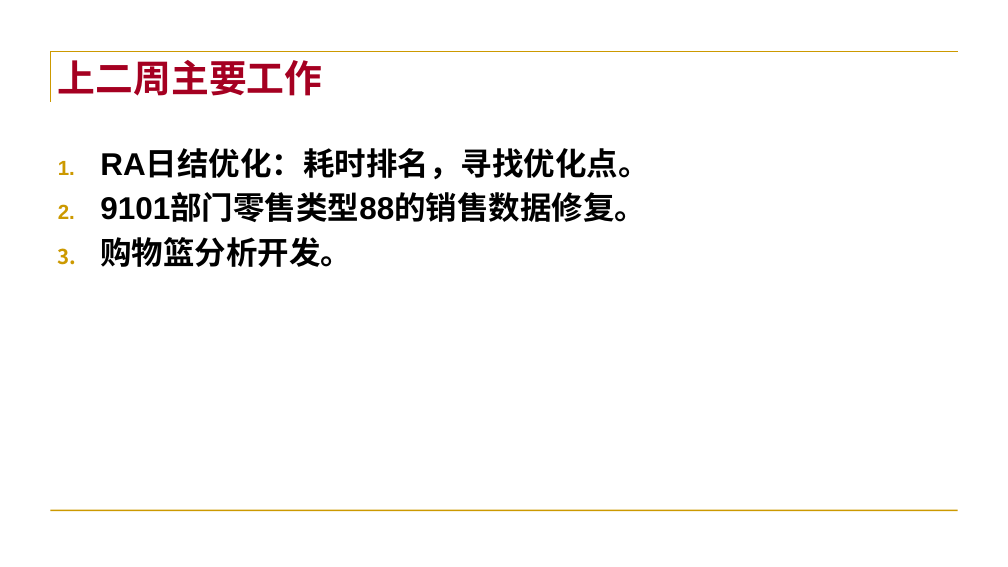
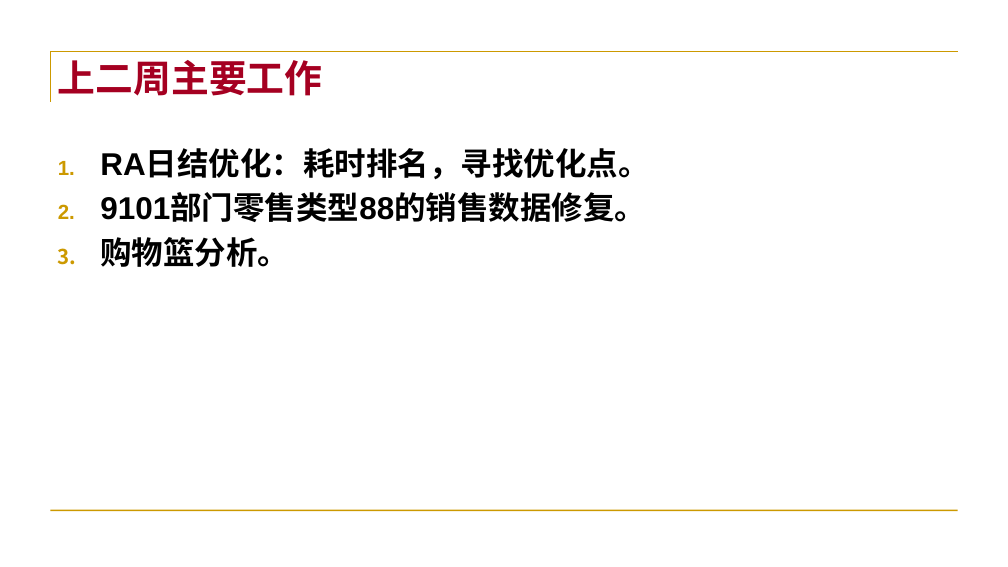
Before and after one commit to tigeryangjin/BBG, a slide deck: slide 10 of 软维组工作汇报/汇报PPT/RA工作汇报_2016-04-25.pptx. Drawn at 1008x567 pixels with LibreOffice and Linux fonts; fonts in the diff are those of the drawing; background and template pictures are left out. Boxes give left, top, right and bottom in pixels: in the first picture for what was removed or moved away, otherwise in the second. Text is boxed around its words. In the diff, an @@ line names an element or a change of style, - is before the commit and + after.

```diff
--- a/软维组工作汇报/汇报PPT/RA工作汇报_2016-04-25.pptx
+++ b/软维组工作汇报/汇报PPT/RA工作汇报_2016-04-25.pptx
@@ text at box(100, 237, 289, 267): text changed @@
-3. 购物篮分析开发。
+3. 购物篮分析。
```
Also in this commit, not shown: 5 other slides changed, 16 other files.
